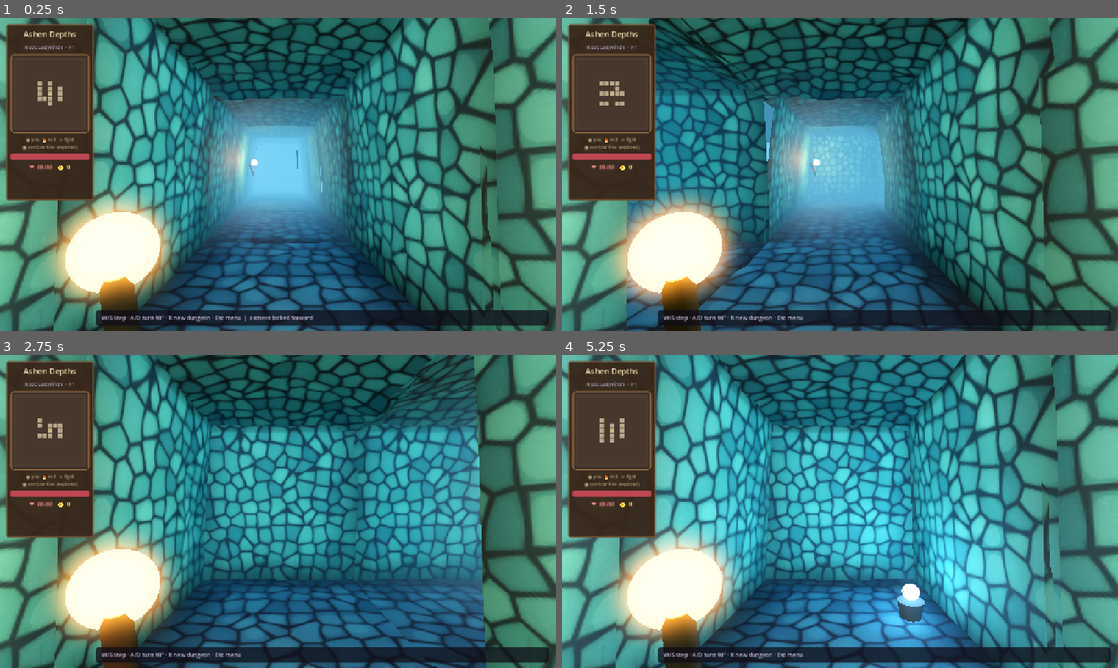
Above: before the commit, frames 1-4 (two rows, left to right).
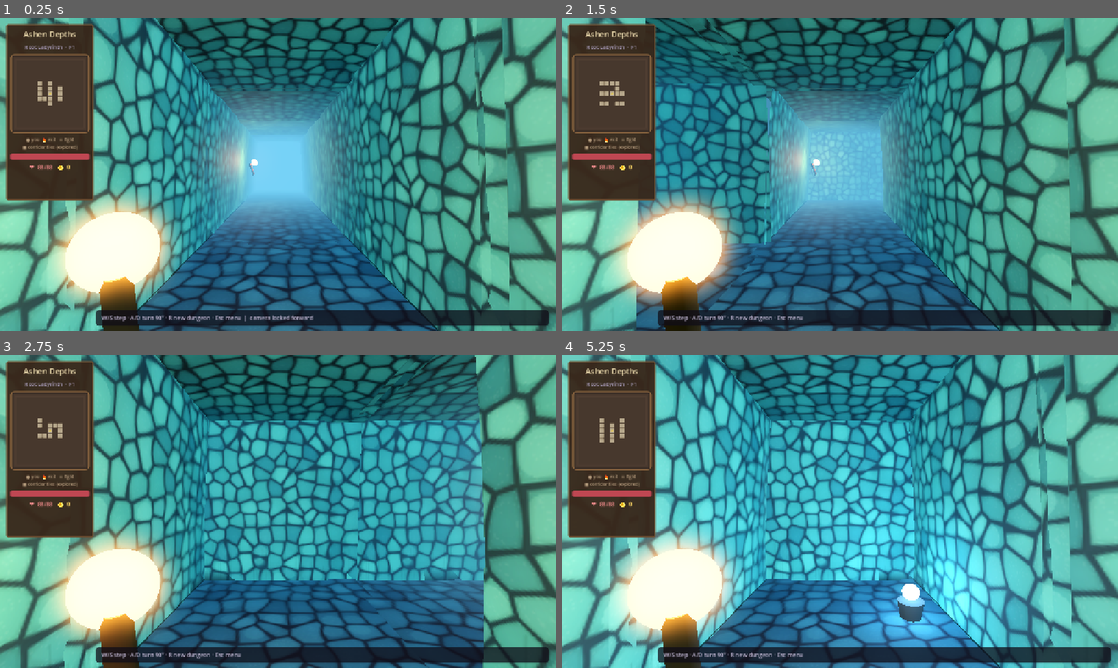
Above: after the commit, the same moments.

Repository: maikalpandas-lgtm/ashen-depths
Game: Godot game, scene res://scenes/main.tscn
Two runs of this game, one before a commit and one after it. Both use one fixed random seed, a clock stepped at 60 frames per second and the inputs below.
Inputs:
- Up to frame 1 (0.25 s): no input
- Up to frame 2 (1.5 s): tap Enter at 0.5 s; hold R (regenerate_dungeon) 0.53-1.28 s; hold W (move_forward) from 0.53 s (still down); tap Space at 1.25 s; tap R (regenerate_dungeon) at 1.35 s
- Up to frame 3 (2.75 s): keep holding W (move_forward); tap Enter at 2 s; hold R (regenerate_dungeon) from 2.03 s (still down)
- Up to frame 4 (5.25 s): keep holding W (move_forward); tap Space at 2.75, 4.25 s; release R (regenerate_dungeon) at 2.78 s; tap R (regenerate_dungeon) at 2.85, 4.35 s; tap Enter at 3.5 s; hold R (regenerate_dungeon) 3.53-4.28 s; hold R (regenerate_dungeon) from 5.03 s (still down)

The runs differ from the first frame. In frame 1, 45% of the frame differs, in the area x 0-100%, y 0-100%; in frame 2, 42%; in frame 3, 43%; in frame 4, 48%.

Commit message:
fix: seal wall gaps; joint AO only at floor-wall corner
Remove mid-floor/ceiling AO stripes. Soft alpha skirting veil only
at floor-wall joint. Wider/taller walls and milder vault to seal holes.

Diff:
--- a/scripts/dungeon_generator.gd
+++ b/scripts/dungeon_generator.gd
@@ -124,7 +124,19 @@
 	m.texture_repeat = true
 	m.uv1_scale = Vector3(1.0, 1.0, 1.0)
 	m.cull_mode = BaseMaterial3D.CULL_BACK
-	m.vertex_color_use_as_albedo = true  # contact AO via vertex colors
+	m.vertex_color_use_as_albedo = true  # soft joint AO only
+	return m
+
+
+func _make_skirting_mat() -> StandardMaterial3D:
+	## Soft dark veil for floor–wall joint only (competitor-style contact shadow).
+	var m := StandardMaterial3D.new()
+	m.shading_mode = BaseMaterial3D.SHADING_MODE_UNSHADED
+	m.albedo_color = Color(0.04, 0.08, 0.1, 1.0)
+	m.vertex_color_use_as_albedo = true
+	m.transparency = BaseMaterial3D.TRANSPARENCY_ALPHA
+	m.cull_mode = BaseMaterial3D.CULL_DISABLED
+	m.texture_filter = BaseMaterial3D.TEXTURE_FILTER_LINEAR
 	return m
 
 
@@ -394,39 +406,35 @@
 	return floor_cells
 
 
-## Cave tunnel sealed meshes + contact AO at floor/wall joints.
+## Sealed tunnel: no sky holes; joint dark only at floor–wall corner.
 func _build_art_corridor() -> void:
+	var skirt_mat := _make_skirting_mat()
 	for y in range(grid_height):
 		for x in range(grid_width):
 			if not _is_walkable(_get_cell(x, y)):
 				continue
 			var world := cell_to_world(Vector2i(x, y))
 			var seed_h := x * 73856093 ^ y * 19349663
-			# Which sides are walls (for floor edge AO)
-			var w_e := not _is_walkable(_get_cell(x + 1, y))
-			var w_w := not _is_walkable(_get_cell(x - 1, y))
-			var w_s := not _is_walkable(_get_cell(x, y + 1))
-			var w_n := not _is_walkable(_get_cell(x, y - 1))
-
-			_add_cave_floor(world, seed_h, w_e, w_w, w_s, w_n)
-			_add_solid_box(world + Vector3(0, -0.3, 0), Vector3(cell_size * 1.05, 0.55, cell_size * 1.05))
+
+			_add_cave_floor(world, seed_h)
+			_add_solid_box(world + Vector3(0, -0.3, 0), Vector3(cell_size * 1.08, 0.55, cell_size * 1.08))
 
 			_add_cave_ceiling(world, seed_h)
-			_add_solid_box(world + Vector3(0, wall_height + 0.4, 0), Vector3(cell_size * 1.05, 0.55, cell_size * 1.05))
-
-			_maybe_cave_wall(x, y, 1, 0, world, seed_h)
-			_maybe_cave_wall(x, y, -1, 0, world, seed_h + 11)
-			_maybe_cave_wall(x, y, 0, 1, world, seed_h + 23)
-			_maybe_cave_wall(x, y, 0, -1, world, seed_h + 37)
-
-
-func _add_cave_floor(world: Vector3, seed_h: int, w_e: bool, w_w: bool, w_s: bool, w_n: bool) -> void:
+			_add_solid_box(world + Vector3(0, wall_height + 0.45, 0), Vector3(cell_size * 1.1, 0.6, cell_size * 1.1))
+
+			_maybe_cave_wall(x, y, 1, 0, world, seed_h, skirt_mat)
+			_maybe_cave_wall(x, y, -1, 0, world, seed_h + 11, skirt_mat)
+			_maybe_cave_wall(x, y, 0, 1, world, seed_h + 23, skirt_mat)
+			_maybe_cave_wall(x, y, 0, -1, world, seed_h + 37, skirt_mat)
+
+
+func _add_cave_floor(world: Vector3, seed_h: int) -> void:
+	## Flat-ish floor, no AO stripes — joint shadow is separate skirting mesh.
 	var mi := MeshInstance3D.new()
 	var st := SurfaceTool.new()
 	st.begin(Mesh.PRIMITIVE_TRIANGLES)
-	var segs := 4
-	# Slightly OVERLAP neighbors so no sky slits at cell edges
-	var half := cell_size * 0.5 + 0.04
+	var segs := 2
+	var half := cell_size * 0.5 + 0.08  # heavy overlap vs walls/neighbors
 	for j in range(segs):
 		for i in range(segs):
 			var u0 := float(i) / float(segs)
@@ -437,12 +445,8 @@
 			var p10 := _floor_pt(world, u1, v0, half, seed_h)
 			var p11 := _floor_pt(world, u1, v1, half, seed_h)
 			var p01 := _floor_pt(world, u0, v1, half, seed_h)
-			var a00 := _floor_ao(u0, v0, w_e, w_w, w_s, w_n)
-			var a10 := _floor_ao(u1, v0, w_e, w_w, w_s, w_n)
-			var a11 := _floor_ao(u1, v1, w_e, w_w, w_s, w_n)
-			var a01 := _floor_ao(u0, v1, w_e, w_w, w_s, w_n)
-			_tri_ao(st, p00, p10, p11, Vector3.UP, u0, v0, u1, v0, u1, v1, a00, a10, a11)
-			_tri_ao(st, p00, p11, p01, Vector3.UP, u0, v0, u1, v1, u0, v1, a00, a11, a01)
+			_tri_ao(st, p00, p10, p11, Vector3.UP, u0, v0, u1, v0, u1, v1, 1.0, 1.0, 1.0)
+			_tri_ao(st, p00, p11, p01, Vector3.UP, u0, v0, u1, v1, u0, v1, 1.0, 1.0, 1.0)
 	st.generate_normals()
 	mi.mesh = st.commit()
 	mi.material_override = _floor_mat
@@ -450,41 +454,21 @@
 	geometry_root.add_child(mi)
 
 
-func _floor_ao(u: float, v: float, w_e: bool, w_w: bool, w_s: bool, w_n: bool) -> float:
-	## Darken near walls — contact shadow like competitor floor/wall joint.
-	var ao := 1.0
-	var band := 0.22
-	if w_e and u > 1.0 - band:
-		ao = minf(ao, 1.0 - (u - (1.0 - band)) / band * 0.55)
-	if w_w and u < band:
-		ao = minf(ao, 1.0 - (band - u) / band * 0.55)
-	if w_s and v > 1.0 - band:
-		ao = minf(ao, 1.0 - (v - (1.0 - band)) / band * 0.55)
-	if w_n and v < band:
-		ao = minf(ao, 1.0 - (band - v) / band * 0.55)
-	# Corners darker (two walls)
-	if (w_e or w_w) and (w_n or w_s):
-		var cu := minf(u, 1.0 - u)
-		var cv := minf(v, 1.0 - v)
-		if cu < band and cv < band:
-			ao = minf(ao, 0.45)
-	return clampf(ao, 0.35, 1.0)
-
-
 func _floor_pt(world: Vector3, u: float, v: float, half: float, seed_h: int) -> Vector3:
 	var x := (u - 0.5) * 2.0 * half
 	var z := (v - 0.5) * 2.0 * half
-	var h := 0.015 * sin(u * 7.0 + float(seed_h % 7)) * cos(v * 6.0)
+	# Minimal height noise — avoids gaps under walls
+	var h := 0.008 * sin(u * 5.0 + float(seed_h % 5)) * cos(v * 5.0)
 	return world + Vector3(x, h, z)
 
 
 func _add_cave_ceiling(world: Vector3, seed_h: int) -> void:
+	## Soft vault, large overlap, no dark strip AO.
 	var mi := MeshInstance3D.new()
 	var st := SurfaceTool.new()
 	st.begin(Mesh.PRIMITIVE_TRIANGLES)
-	var segs := 5
-	# Overlap so no holes between cells / walls
-	var half := cell_size * 0.5 + 0.06
+	var segs := 4
+	var half := cell_size * 0.5 + 0.12
 	for j in range(segs):
 		for i in range(segs):
 			var u0 := float(i) / float(segs)
@@ -495,8 +479,8 @@
 			var p10 := _ceil_pt(world, u1, v0, half, seed_h)
 			var p11 := _ceil_pt(world, u1, v1, half, seed_h)
 			var p01 := _ceil_pt(world, u0, v1, half, seed_h)
-			_tri_ao(st, p00, p11, p10, Vector3.DOWN, u0, v0, u1, v1, u1, v0, 0.85, 0.85, 0.85)
-			_tri_ao(st, p00, p01, p11, Vector3.DOWN, u0, v0, u0, v1, u1, v1, 0.85, 0.85, 0.85)
+			_tri_ao(st, p00, p11, p10, Vector3.DOWN, u0, v0, u1, v1, u1, v0, 1.0, 1.0, 1.0)
+			_tri_ao(st, p00, p01, p11, Vector3.DOWN, u0, v0, u0, v1, u1, v1, 1.0, 1.0, 1.0)
 	st.generate_normals()
 	mi.mesh = st.commit()
 	mi.material_override = _ceiling_mat
@@ -507,32 +491,84 @@
 func _ceil_pt(world: Vector3, u: float, v: float, half: float, seed_h: int) -> Vector3:
 	var x := (u - 0.5) * 2.0 * half
 	var z := (v - 0.5) * 2.0 * half
-	# Mild vault — gentle, sealed; less aggressive so no gaps with walls
+	# Very mild vault — keeps roof sealed over wall tops
 	var edge := maxf(absf(u - 0.5), absf(v - 0.5)) * 2.0
-	var arch := edge * edge * 0.28
-	var noise := 0.03 * sin((u + v) * 10.0 + float(seed_h % 5))
-	return world + Vector3(x, wall_height - arch + noise, z)
-
-
-func _maybe_cave_wall(x: int, y: int, dx: int, dy: int, world: Vector3, seed_h: int) -> void:
+	var arch := edge * edge * 0.18
+	return world + Vector3(x, wall_height + 0.06 - arch, z)
+
+
+func _maybe_cave_wall(x: int, y: int, dx: int, dy: int, world: Vector3, seed_h: int, skirt_mat: Material) -> void:
 	if _is_walkable(_get_cell(x + dx, y + dy)):
 		return
 	var into := Vector3(-float(dx), 0.0, -float(dy))
 	var edge := cell_size * 0.5
 	var base := world + Vector3(float(dx) * edge, 0.0, float(dy) * edge)
 	_add_cave_wall_mesh(base, into, seed_h)
-	var col_size := Vector3(cell_size * 1.05, wall_height + 0.2, 0.4) if absf(into.z) > 0.5 else Vector3(0.4, wall_height + 0.2, cell_size * 1.05)
-	_add_solid_box(base - into * 0.12 + Vector3(0, wall_height * 0.5, 0), col_size)
+	_add_floor_wall_skirting(base, into, skirt_mat)
+	var col_size := Vector3(cell_size * 1.12, wall_height + 0.35, 0.5) if absf(into.z) > 0.5 else Vector3(0.5, wall_height + 0.35, cell_size * 1.12)
+	_add_solid_box(base - into * 0.1 + Vector3(0, wall_height * 0.5, 0), col_size)
+
+
+func _add_floor_wall_skirting(base: Vector3, face_into: Vector3, mat: Material) -> void:
+	## Soft dark veil only in the floor–wall corner (not mid-floor stripes).
+	var right := Vector3(-face_into.z, 0.0, face_into.x)
+	var width := cell_size + 0.1
+	var depth := 0.38  # how far onto the floor
+	var height := 0.22  # how far up the wall
+	var st := SurfaceTool.new()
+	st.begin(Mesh.PRIMITIVE_TRIANGLES)
+	# Local: right = X, up = Y, into corridor = Z
+	# Floor strip: along wall, fading toward room center (alpha via vertex color)
+	var hw := width * 0.5
+	# Floor quad (horizontal) — opaque near wall, transparent away
+	var f0 := Vector3(-hw, 0.02, 0.0)
+	var f1 := Vector3(hw, 0.02, 0.0)
+	var f2 := Vector3(hw, 0.02, depth)
+	var f3 := Vector3(-hw, 0.02, depth)
+	_tri_alpha(st, f0, f1, f2, Vector3.UP, 0.75, 0.75, 0.0)
+	_tri_alpha(st, f0, f2, f3, Vector3.UP, 0.75, 0.0, 0.0)
+	# Wall base strip (vertical) — dark near floor, fades up
+	var w0 := Vector3(-hw, 0.0, 0.02)
+	var w1 := Vector3(hw, 0.0, 0.02)
+	var w2 := Vector3(hw, height, 0.02)
+	var w3 := Vector3(-hw, height, 0.02)
+	_tri_alpha(st, w0, w1, w2, Vector3(0, 0, 1), 0.7, 0.7, 0.0)
+	_tri_alpha(st, w0, w2, w3, Vector3(0, 0, 1), 0.7, 0.0, 0.0)
+
+	var mi := MeshInstance3D.new()
+	mi.mesh = st.commit()
+	mi.material_override = mat
+	mi.cast_shadow = GeometryInstance3D.SHADOW_CASTING_SETTING_OFF
+	# Orient: local +Z faces into corridor
+	var yaw := 0.0
+	if absf(face_into.x) > 0.5:
+		yaw = -PI * 0.5 if face_into.x > 0.0 else PI * 0.5
+	else:
+		yaw = 0.0 if face_into.z < 0.0 else PI
+	mi.transform = Transform3D(Basis.from_euler(Vector3(0, yaw, 0)), base + face_into * 0.02)
+	geometry_root.add_child(mi)
+
+
+func _tri_alpha(st: SurfaceTool, a: Vector3, b: Vector3, c: Vector3, n: Vector3, aa: float, ab: float, ac: float) -> void:
+	st.set_normal(n)
+	st.set_color(Color(1, 1, 1, aa))
+	st.add_vertex(a)
+	st.set_normal(n)
+	st.set_color(Color(1, 1, 1, ab))
+	st.add_vertex(b)
+	st.set_normal(n)
+	st.set_color(Color(1, 1, 1, ac))
+	st.add_vertex(c)
 
 
 func _add_cave_wall_mesh(base: Vector3, face_into: Vector3, seed_h: int) -> void:
+	## Sealed wall: mild arch, no side/ceiling AO stripes.
 	var mi := MeshInstance3D.new()
 	var st := SurfaceTool.new()
 	st.begin(Mesh.PRIMITIVE_TRIANGLES)
-	var segs_w := 5
-	var segs_h := 6
-	# Wider + taller than cell: seal vertical and ceiling joints
-	var width := cell_size + 0.12
+	var segs_w := 4
+	var segs_h := 5
+	var width := cell_size + 0.2  # seal vertical seams
 	var right := Vector3(-face_into.z, 0.0, face_into.x)
 
 	for j in range(segs_h):
@@ -545,13 +581,8 @@
 			var p10 := _wall_pt(base, face_into, right, u1, v0, width, seed_h)
 			var p11 := _wall_pt(base, face_into, right, u1, v1, width, seed_h)
 			var p01 := _wall_pt(base, face_into, right, u0, v1, width, seed_h)
-			# AO: dark near floor (v~0) and at side edges (u~0/1) like competitor corners
-			var a00 := _wall_ao(u0, v0)
-			var a10 := _wall_ao(u1, v0)
-			var a11 := _wall_ao(u1, v1)
-			var a01 := _wall_ao(u0, v1)
-			_tri_ao(st, p00, p10, p11, face_into, u0, v0, u1, v0, u1, v1, a00, a10, a11)
-			_tri_ao(st, p00, p11, p01, face_into, u0, v0, u1, v1, u0, v1, a00, a11, a01)
+			_tri_ao(st, p00, p10, p11, face_into, u0, v0, u1, v0, u1, v1, 1.0, 1.0, 1.0)
+			_tri_ao(st, p00, p11, p01, face_into, u0, v0, u1, v1, u0, v1, 1.0, 1.0, 1.0)
 	st.generate_normals()
 	mi.mesh = st.commit()
 	mi.material_override = _wall_mat
@@ -559,30 +590,14 @@
 	geometry_root.add_child(mi)
 
 
-func _wall_ao(u: float, v: float) -> float:
-	var ao := 1.0
-	# Floor contact shadow (strong)
-	if v < 0.18:
-		ao = minf(ao, 0.4 + v / 0.18 * 0.5)
-	# Ceiling joint slightly darker
-	if v > 0.88:
-		ao = minf(ao, 0.75 + (1.0 - v) / 0.12 * 0.15)
-	# Vertical corners of panel
-	var side := minf(u, 1.0 - u)
-	if side < 0.1:
-		ao = minf(ao, 0.65 + side / 0.1 * 0.25)
-	return clampf(ao, 0.35, 1.0)
-
-
 func _wall_pt(base: Vector3, face_into: Vector3, right: Vector3, u: float, v: float, width: float, seed_h: int) -> Vector3:
 	var along := (u - 0.5) * width
-	# Extend slightly below floor / above nominal height to seal
-	var h := -0.04 + v * (wall_height + 0.12)
-	# Milder arch so ceiling overlap works without holes
-	var arch := v * v * 0.32
-	var bump := 0.04 * sin(u * TAU * 2.0 + float(seed_h % 9)) * sin(v * PI * 1.5)
-	var depth := arch + bump
-	return base + right * along + Vector3.UP * h + face_into * (depth - 0.01)
+	# Seal: sink below floor, rise past ceiling join
+	var h := -0.08 + v * (wall_height + 0.22)
+	# Milder arch — fewer holes at roof
+	var arch := v * v * 0.22
+	var bump := 0.02 * sin(u * TAU * 1.5 + float(seed_h % 7)) * sin(v * PI)
+	return base + right * along + Vector3.UP * h + face_into * (arch + bump)
 
 
 func _tri_ao(
--- a/scripts/texture_factory.gd
+++ b/scripts/texture_factory.gd
@@ -116,16 +116,7 @@
 				if x0 + 1 < size and _hash(x, y) > 0.4:
 					img.set_pixel(x0 + 1, y, img.get_pixel(x0 + 1, y).darkened(0.04))
 
-	# Contact-shadow strip baked into bottom of tile (used on walls as skirting via UV)
-	for y in range(size):
-		var fy := float(y) / float(size)
-		# Darken bottom ~12% of texture (wall UV v=0 at floor)
-		if fy > 0.88:
-			var w := (fy - 0.88) / 0.12
-			for x in range(size):
-				var c := img.get_pixel(x, y)
-				img.set_pixel(x, y, c.darkened(0.15 + w * 0.35))
-
+	# No baked skirting bands — contact shadow is mesh-side only at floor–wall joint.
 	return _tex_with_mips(img)
 
 
